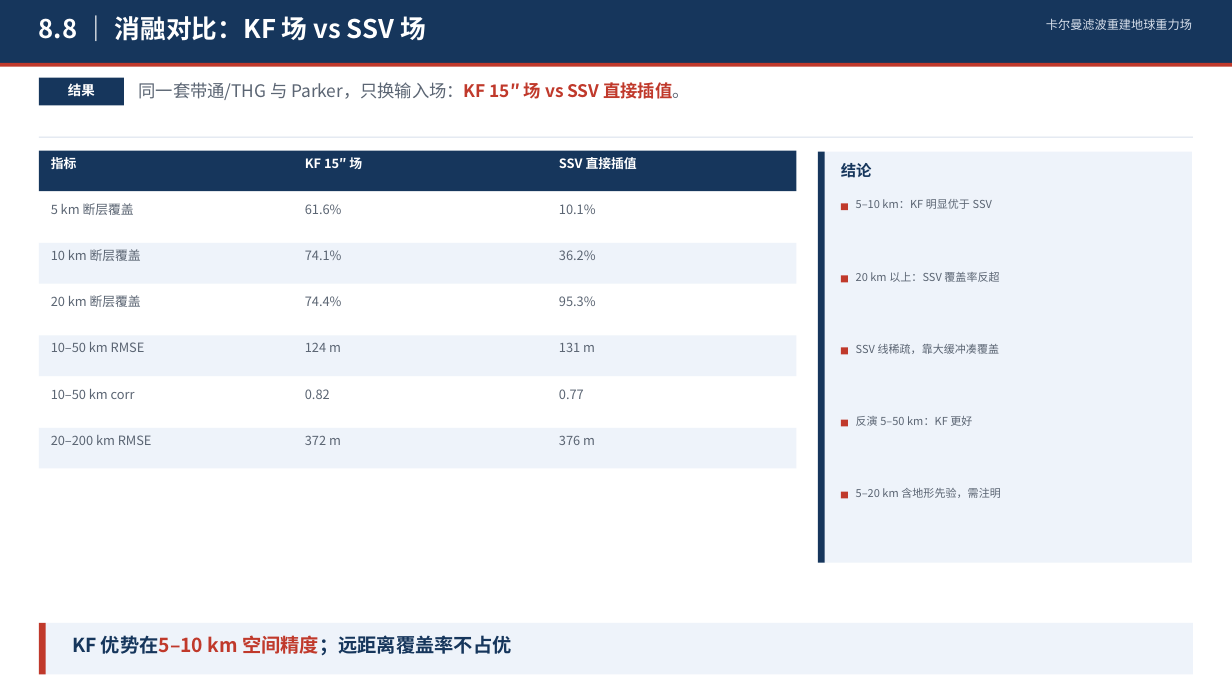
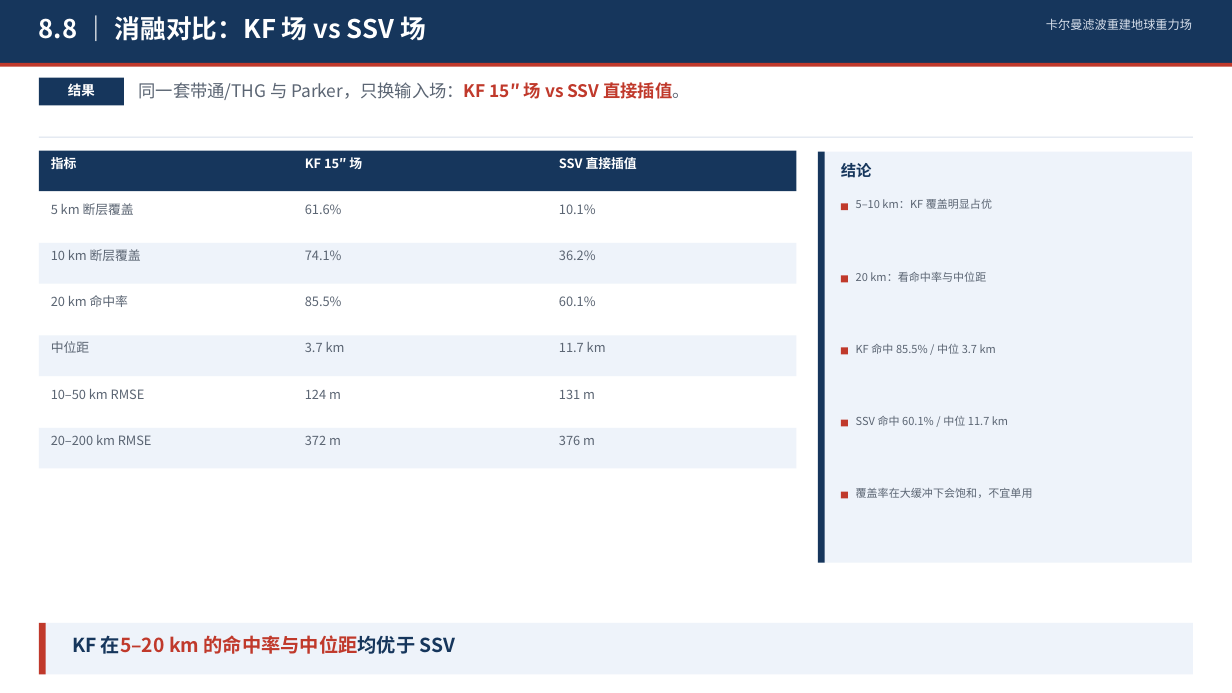
Before and after one commit to shuyunkai/kalman_gravity, a slide deck: slide 8 of ppt/KF方法与结果_六页.pptx. Drawn at 1232x693 pixels with LibreOffice and Linux fonts; fonts in the diff are those of the drawing. Boxes give left, top, right and bottom in pixels: in the first picture for what was removed or moved away, otherwise in the second. Text is boxed around its words. In the diff, an @@ line names an element or a change of style, - is before the commit and + after.

Commit message:
fix: 8.8 用命中率/中位距替代 20km 覆盖率
- 20km 命中 85.5 vs 60.1, 中位距 3.7 vs 11.7 km
- 大缓冲覆盖率会饱和, 不宜单用

```diff
--- a/ppt/KF方法与结果_六页.pptx
+++ b/ppt/KF方法与结果_六页.pptx
@@ text at box(856, 199, 992, 209): text changed @@
-5–10 km：KF 明显优于 SSV
+5–10 km：KF 覆盖明显占优
@@ text at box(51, 295, 128, 307): text changed @@
-20 km 断层覆盖
+20 km 命中率
@@ text at box(305, 296, 342, 306): text changed @@
-74.4%
+85.5%
@@ text at box(559, 296, 596, 306): text changed @@
-95.3%
+60.1%
@@ text at box(856, 272, 986, 282): text changed @@
-20 km 以上：SSV 覆盖率反超
+20 km：看命中率与中位距
@@ text at box(51, 341, 89, 353): text changed @@
-10–50 km RMSE
+中位距
@@ text added at box(305, 342, 345, 352), 10 pt, text #5B6573 @@
+3.7 km
@@ text added at box(559, 342, 606, 352), 10 pt, text #5B6573 @@
+11.7 km
@@ text at box(856, 344, 996, 354): text changed @@
-SSV 线稀疏，靠大缓冲凑覆盖
+KF 命中 85.5% / 中位 3.7 km
@@ text at box(51, 389, 145, 399): text changed @@
-10–50 km corr
+10–50 km RMSE
@@ text "124 m": place and size @@
-text "124 m" at box(305, 343, 341, 352)
+text "124 m" at box(305, 389, 341, 399)
@@ text removed at box(305, 389, 330, 399) @@
-0.82
@@ text "131 m": place and size @@
-text "131 m" at box(559, 342, 595, 352)
+text "131 m" at box(559, 389, 595, 399)
@@ text removed at box(559, 389, 584, 399) @@
-0.77
@@ text at box(856, 416, 1008, 426): text changed @@
-反演 5–50 km：KF 更好
+SSV 命中 60.1% / 中位 11.7 km
@@ text at box(856, 488, 1033, 498): text changed @@
-5–20 km 含地形先验，需注明
+覆盖率在大缓冲下会饱和，不宜单用
@@ text at box(72, 635, 456, 654): text changed; text colour #16365C to #C0392B @@
-KF 优势在5–10 km 空间精度；远距离覆盖率不占优
+KF 在5–20 km 的命中率与中位距均优于 SSV
```
Also in this commit, not shown: 2 other files.
